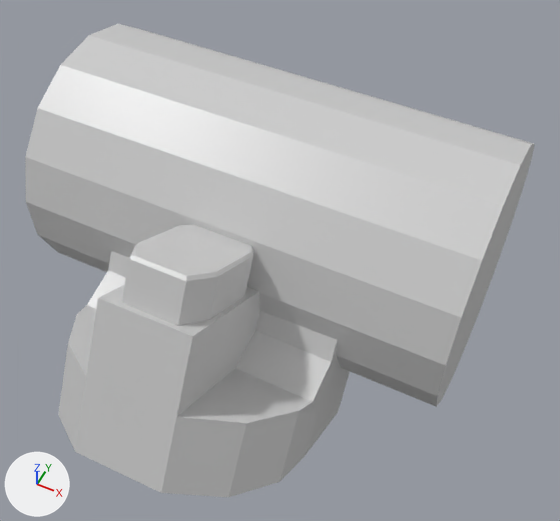
What one commit did to the COLLADA model models/drc_robot/meshes/l_clav.dae.
Camera for both pictures: a 50 mm camera at (0.089, -0.107, 0.234) aimed at (0.01, 0.051, 0.035). Arrows for +X, +Y and +Z are at lower left; the lights stay in place.

The scene before the commit, as lines of its bpy script (objects in view):
```python
mat_atlas_drc_1 = principled_material('atlas_DRC_1')
mat_atlas_drc_1.base_color = (0.621, 0.621, 0.621)  # light grey #cecece
mat_atlas_drc_1.roughness = 0.38
me_shape0 = bpy.data.meshes.new('shape0')
me_shape0.from_pydata(...)  # 97 vertices, 176 faces; spans x -0.077..0.075, y -0.034..0.12, z -0.018..0.084
me_shape0.materials.append(mat_atlas_drc_1)  # light grey #cecece
ob_node = bpy.data.objects.new('node', me_shape0)
ob_node.location = (0.0, 0.0, 0.0)
```
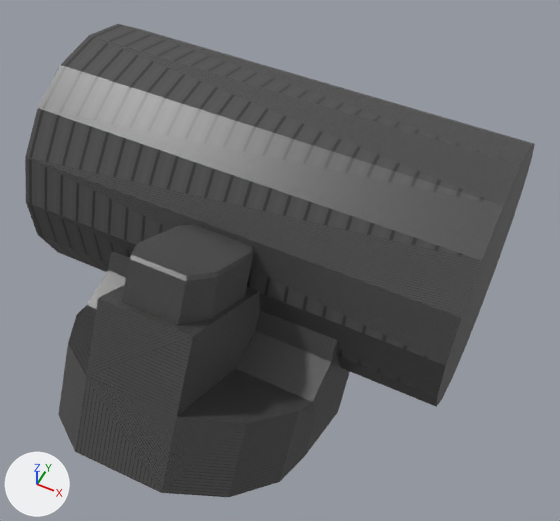
Boxes (x1, y1, x2, y2) around the edits, measured in the pictures (560 x 521 px):
'node', surface changed
    both: (25, 24, 535, 497)

Edits to the bpy script that builds the scene:
```text
Add img_atlas_drc_1_png:
    img_atlas_drc_1_png = load_image('atlas_DRC_1.png', '../materials/textures/atlas_DRC_1.png', 2048, 2048, 'sRGB')
Change mat_atlas_drc_1:
    remove mat_atlas_drc_1.base_color = (0.621, 0.621, 0.621)  # light grey #cfcfcf
    add mat_atlas_drc_1.texture = img_atlas_drc_1_png
```
